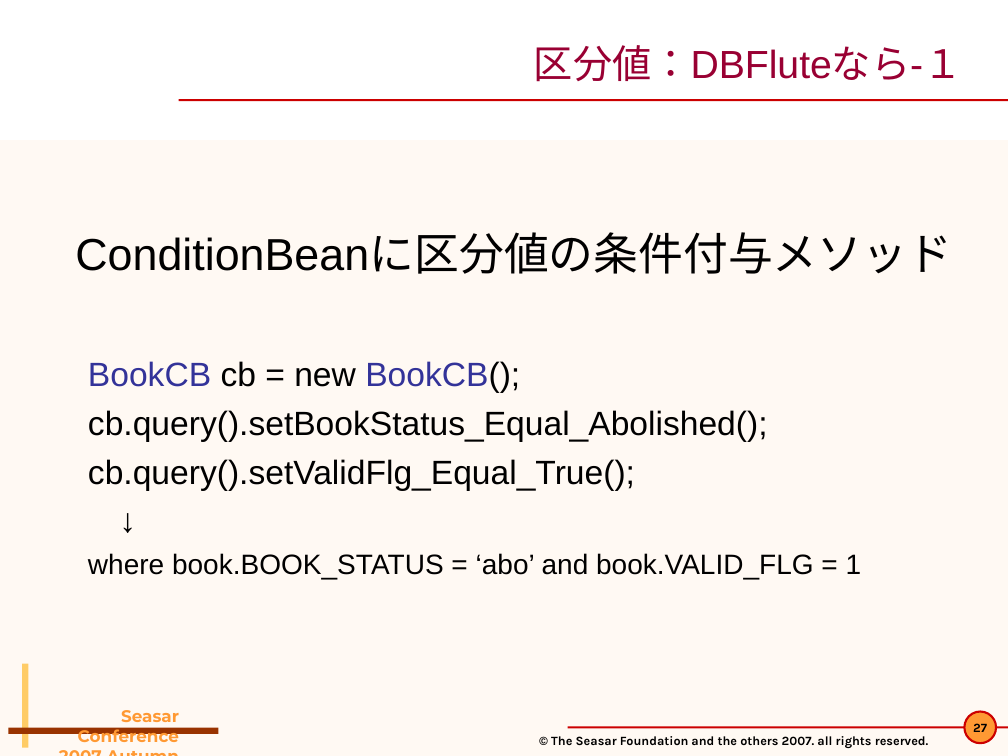
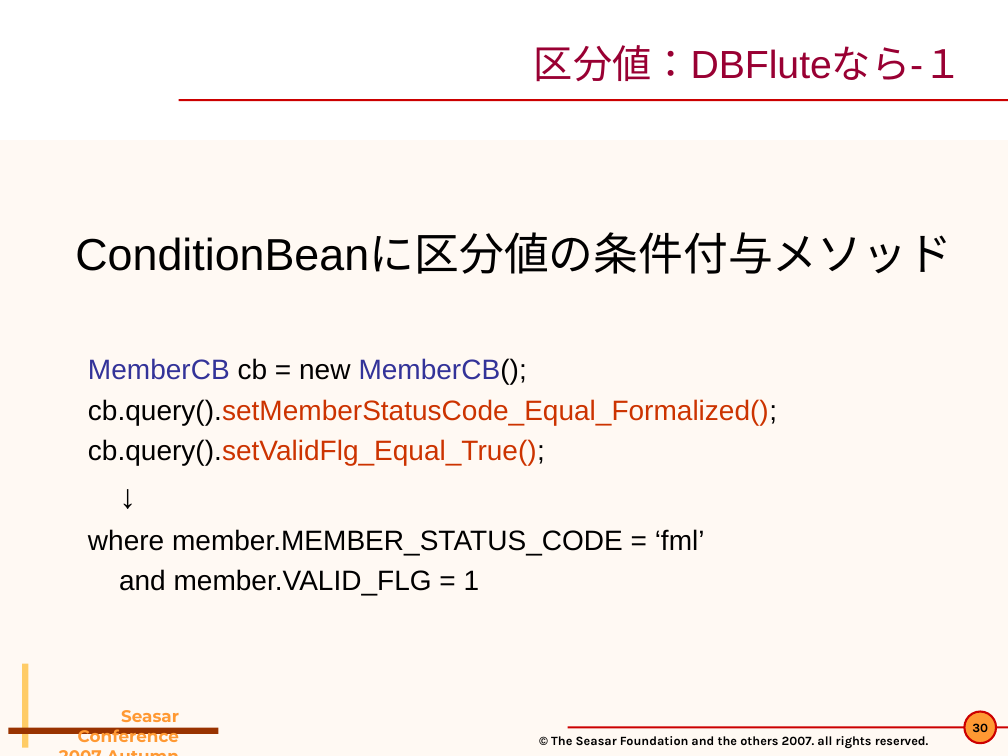
Before and after one commit to seasarorg/dbflute, a slide deck: slide 30 of dbflute/etc/doc/pres/sc2007a_2-DBFlute.ppt (slide 27 before the commit). Drawn at 1008x756 pixels with LibreOffice and Linux fonts; fonts in the diff are those of the drawing; background and template pictures are left out. Boxes give left, top, right and bottom in pixels: in the first picture for what was removed or moved away, otherwise in the second. Text is boxed around its words. In the diff, an @@ line names an element or a change of style, - is before the commit and + after.

```diff
--- a/dbflute/etc/doc/pres/sc2007a_2-DBFlute.ppt
+++ b/dbflute/etc/doc/pres/sc2007a_2-DBFlute.ppt
@@ text at [88,358,777,425]: text changed; size 24 to 20 pt; text colour #000000 to #CC3300 @@
-  BookCB cb = new BookCB();
-  cb.query().setBookStatus_Equal_Abolished();
+  MemberCB cb = new MemberCB();
+  cb.query().setMemberStatusCode_Equal_Formalized();
@@ text at [88,439,545,465]: size 24 to 20 pt, text colour #000000 to #CC3300 in "cb.query().setValidFlg_Equal_True();"; less space between paragraphs @@
@@ text at [88,529,705,595]: text changed @@
-  where book.BOOK_STATUS = ‘abo’ and book.VALID_FLG = 1
+  where member.MEMBER_STATUS_CODE = ‘fml’
+  and member.VALID_FLG = 1
@@ page number at [972,723,988,732]: text changed @@
-27
+30
```
Also in this commit, not shown: 38 other slides changed, 6 slides added, 3 slides removed, 2 other files.
